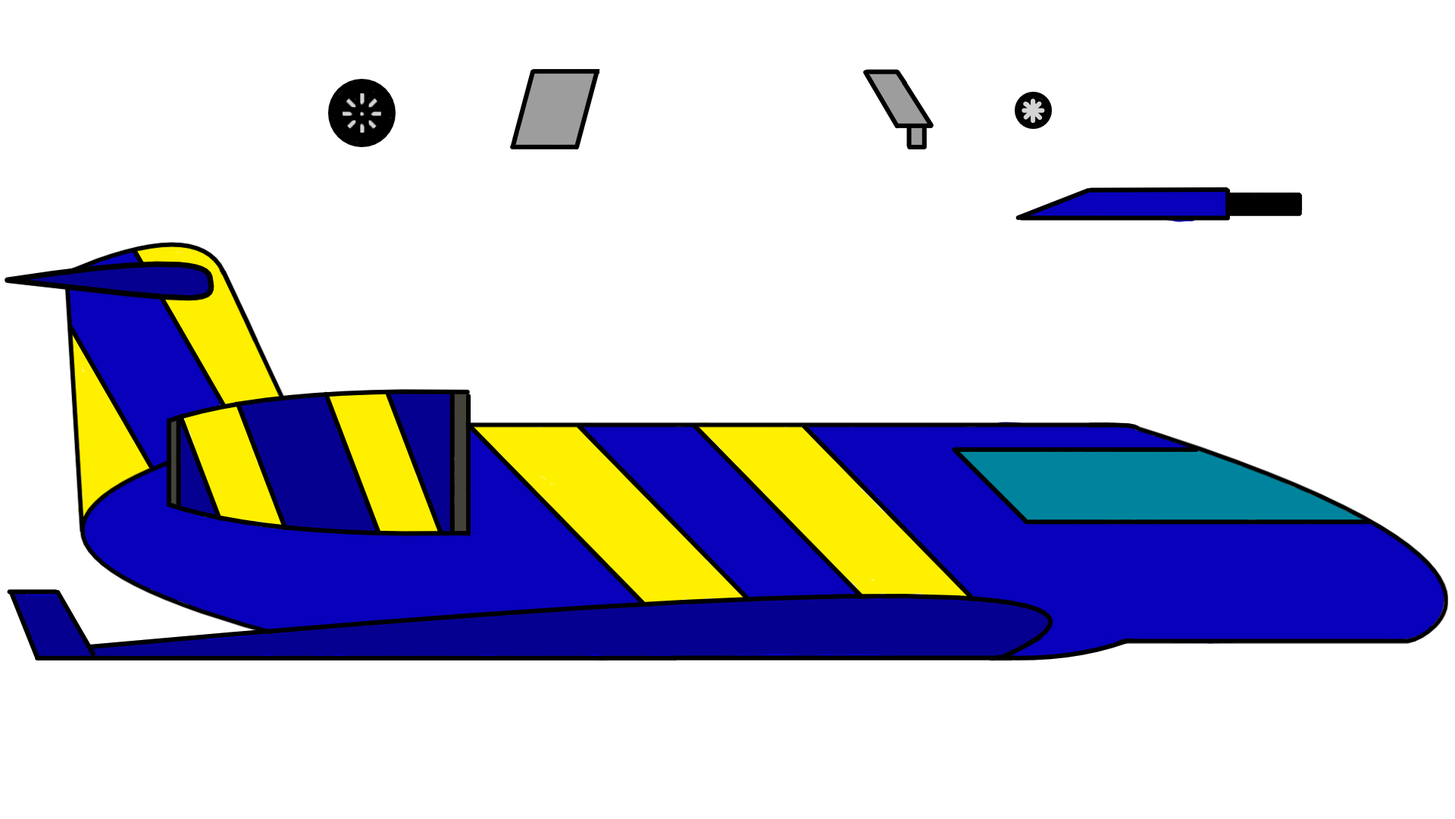
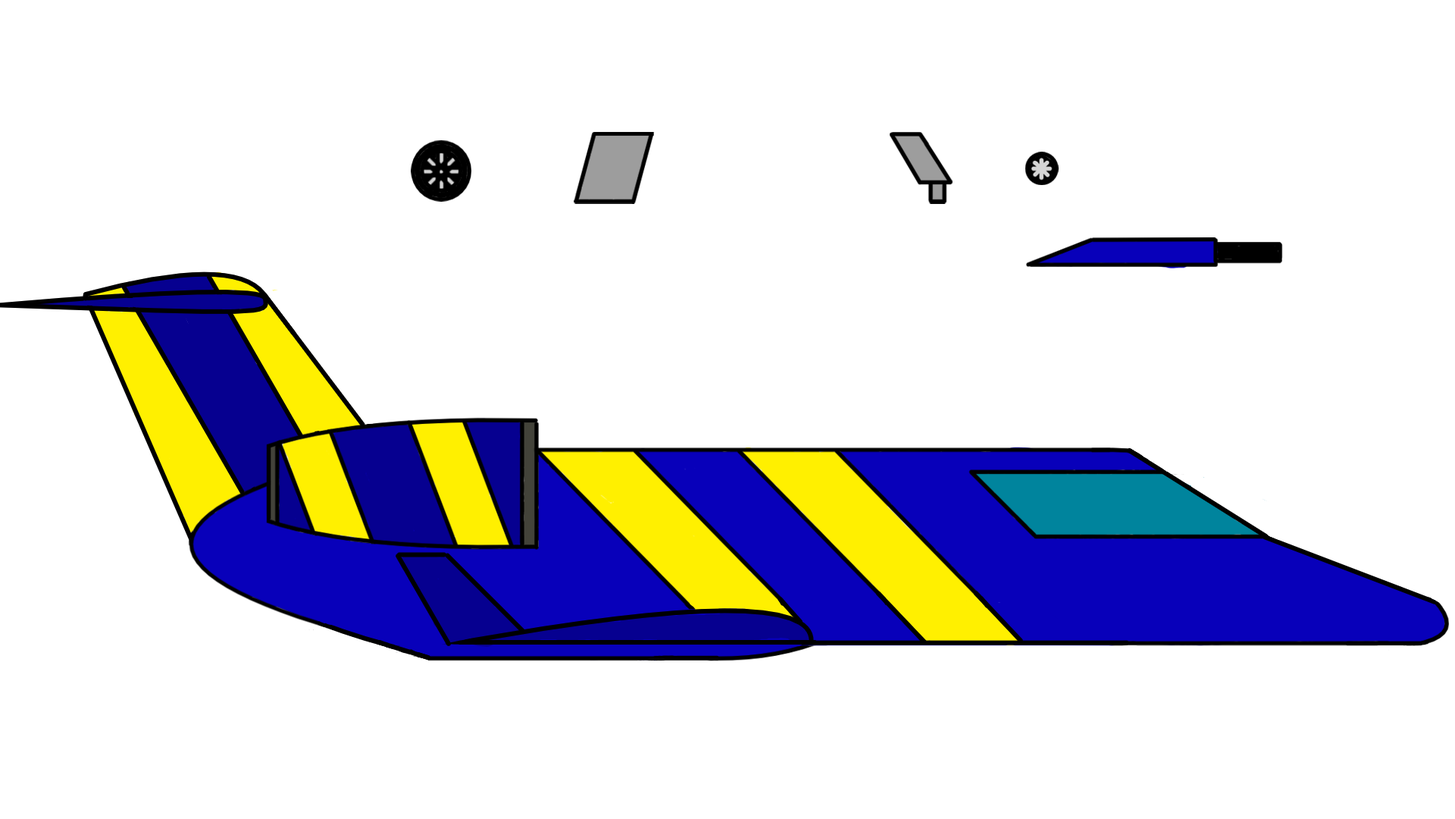
Revision of a layered 1455x819 image; what changed, layer by layer:
painted on "contour" (1st of 6, in "biggerpalne") over [left=0, top=241, right=1450, bottom=722]
painted on "colour" (1st of 6, in "biggerpalne") over [left=12, top=245, right=1447, bottom=661]
painted on "contour" (2nd of 6, in "biggerpalne" › "gun") over [left=1015, top=187, right=1303, bottom=267]
painted on "colour" (2nd of 6, in "biggerpalne" › "gun") over [left=1027, top=187, right=1300, bottom=269]
painted on "contour" (3rd of 6, in "biggerpalne" › "podwozie2") over [left=510, top=68, right=655, bottom=204]
painted on "colour" (3rd of 6, in "biggerpalne" › "podwozie2") over [left=514, top=68, right=651, bottom=203]
painted on "contour" (4th of 6, in "biggerpalne" › "podwozie1") over [left=863, top=68, right=953, bottom=204]
painted on "colour" (4th of 6, in "biggerpalne" › "podwozie1") over [left=868, top=71, right=949, bottom=203]
painted on "contour" (5th of 6, in "biggerpalne" › "koło2") over [left=328, top=78, right=472, bottom=202]
painted on "colour" (5th of 6, in "biggerpalne" › "koło2") over [left=331, top=81, right=468, bottom=199]
painted on "contour" (6th of 6, in "biggerpalne" › "koło1") over [left=1014, top=91, right=1059, bottom=185]
painted on "colour" (6th of 6, in "biggerpalne" › "koło1") over [left=1016, top=95, right=1059, bottom=183]
